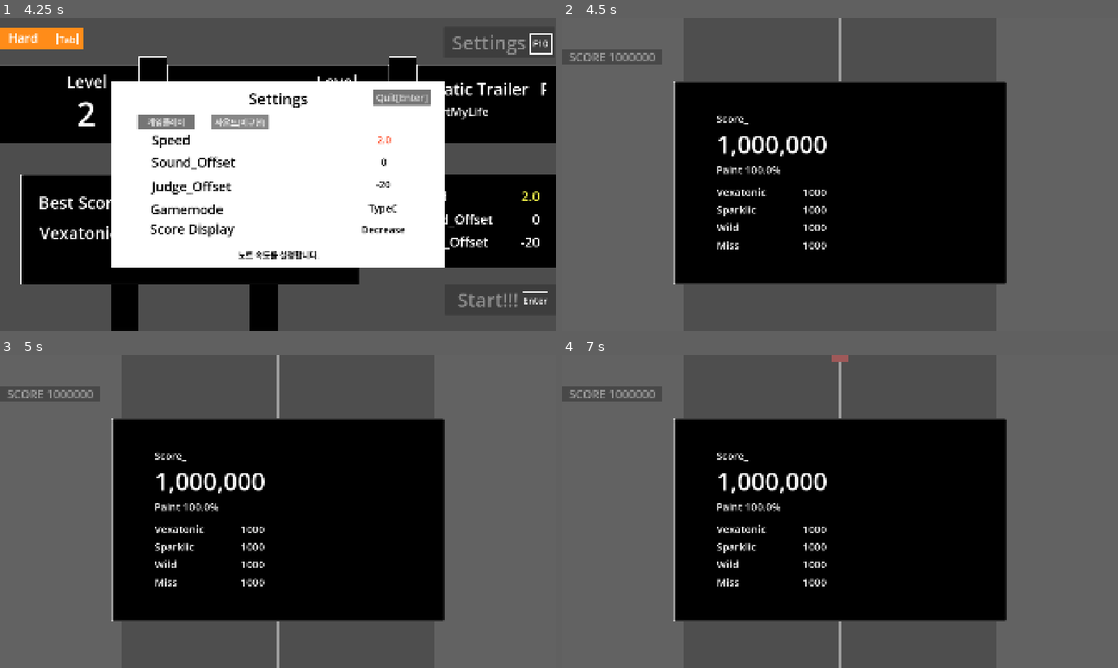
Above: before the commit, frames 1-4 (two rows, left to right).
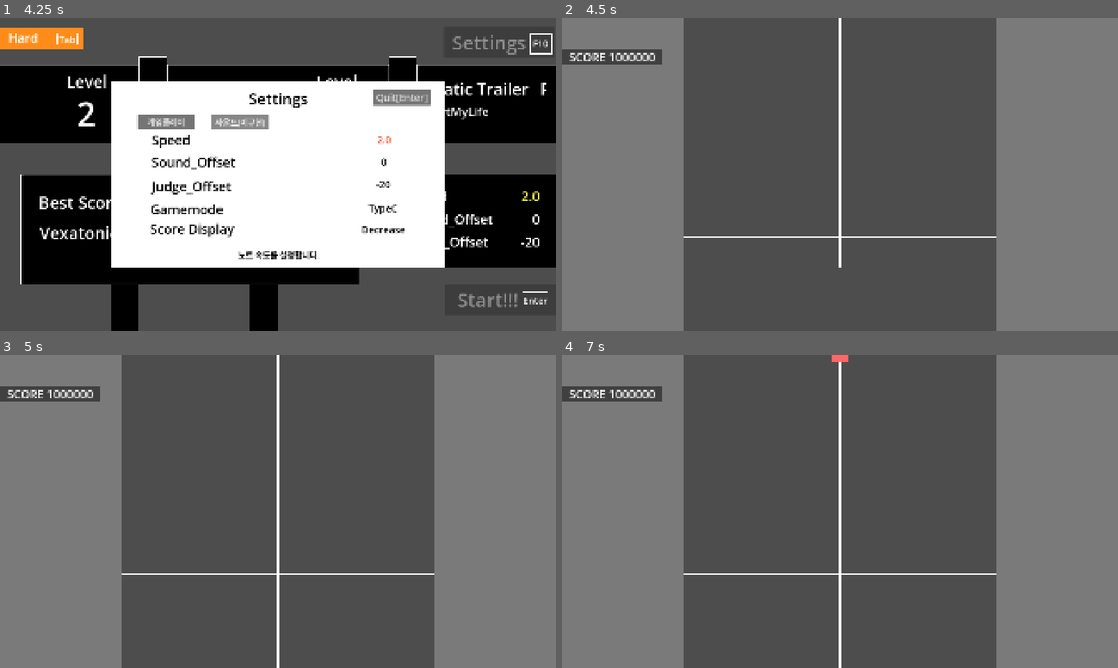
Above: after the commit, the same moments.

Repository: junu192857/Vexatonic-dash-2
Game: Godot game, scene res://Scenes/MainMenu.tscn
The game is run twice, just before and just after one commit, with the same random seed, the same clock (stepped at 60 frames per second) and the same inputs.
Inputs (mouse positions are in pixels of both pictures, inside the frame that each line leads up to):
- Up to frame 1 (4.25 s): click "Game Start" at 0.5 s; click "Settings" at 1.25 s; click "게임플레이" at 2 s; click "게임플레이" at 2.75 s; click "사운드(미구현)" at 3.5 s
- Up to frame 2 (4.5 s): tap Enter at 4.25, 4.35 s; move the mouse to (962, 158) at 4.27 s; hold Right from 4.28 s (still down); click (962, 158) at 4.42 s
- Up to frame 3 (5 s): keep holding Right
- Up to frame 4 (7 s): release Right at 5 s; tap Space at 5, 6.5 s; drag from (728, 527) to (812, 574) at 5.02 s; tap Enter at 5.75 s; move the mouse to (895, 442) at 5.77 s; hold Right 5.78-6.5 s; tap Delete at 5.85 s; drag from (812, 574) to (673, 464) at 6.52 s

Frame 1 is identical in both runs. In frame 2, 39% of the frame differs, in the area x 1-80%, y 0-86%; in frame 3, 39%; in frame 4, 39%, in the area x 1-80%, y 0-100%.

Commit message:
Result UI 나름다만듦

Diff:
--- a/vexatonic-dash-2/Scenes/RhythmScene.tscn
+++ b/vexatonic-dash-2/Scenes/RhythmScene.tscn
@@ -282,8 +282,10 @@
 offset_top = 0.31199646
 offset_right = 0.49597168
 offset_bottom = 0.18399048
+pivot_offset = Vector2(195.9, 57.5)
 theme_override_font_sizes/font_size = 84
 text = "1,000,000"
+horizontal_alignment = 1
 
 [node name="PaintText" type="Label" parent="CanvasLayer/Control/ResultPanelHolder/ResultPanel" unique_id=1326012696]
 layout_mode = 1
@@ -359,4 +361,67 @@
 text = "1000"
 horizontal_alignment = 2
 
+[node name="RankLabel" type="Label" parent="CanvasLayer/Control/ResultPanelHolder/ResultPanel" unique_id=627003622]
+layout_mode = 1
+anchors_preset = -1
+anchor_left = 0.55600005
+anchor_top = 0.155
+anchor_right = 0.919
+anchor_bottom = 0.544
+offset_left = 0.48791504
+offset_top = 0.19000244
+offset_right = 0.31201172
+offset_bottom = 0.111968994
+theme_override_font_sizes/font_size = 200
+text = "AAA"
+horizontal_alignment = 1
+vertical_alignment = 1
+
+[node name="ComboLampText" type="Label" parent="CanvasLayer/Control/ResultPanelHolder/ResultPanel" unique_id=170314073]
+layout_mode = 1
+anchors_preset = -1
+anchor_left = 0.57500005
+anchor_top = 0.568
+anchor_right = 0.89800006
+anchor_bottom = 0.66700006
+offset_left = -0.4000244
+offset_top = 0.26397705
+offset_right = -0.49609375
+offset_bottom = -0.2340393
+theme_override_font_sizes/font_size = 42
+text = "FULL VEXATONIC"
+horizontal_alignment = 1
+vertical_alignment = 1
+
+[node name="PaintLampText" type="Label" parent="CanvasLayer/Control/ResultPanelHolder/ResultPanel" unique_id=1465955481]
+layout_mode = 1
+anchors_preset = -1
+anchor_left = 0.57500005
+anchor_top = 0.70500004
+anchor_right = 0.89800006
+anchor_bottom = 0.80300003
+offset_left = -0.4000244
+offset_top = 0.08996582
+offset_right = -0.49609375
+offset_bottom = 0.29400635
+theme_override_font_sizes/font_size = 42
+text = "PERFECT PAINT"
+horizontal_alignment = 1
+vertical_alignment = 1
+
+[node name="Button" type="Button" parent="CanvasLayer/Control/ResultPanelHolder/ResultPanel" unique_id=211443722]
+layout_mode = 1
+anchors_preset = -1
+anchor_left = 0.66
+anchor_top = 0.081
+anchor_right = 0.93900007
+anchor_bottom = 0.16700001
+offset_left = -0.32000732
+offset_top = 0.13800049
+offset_right = 0.27197266
+offset_bottom = -0.23400879
+theme_override_font_sizes/font_size = 30
+text = "Back To Main [Enter]"
+
 [connection signal="status_updated" from="RhythmManager/IngameDataManager" to="RhythmManager/IngameUIManager" method="_on_status_update"]
+[connection signal="pressed" from="CanvasLayer/Control/ResultPanelHolder/ResultPanel/Button" to="RhythmManager/IngameUIManager" method="_on_result_confirm"]
--- a/vexatonic-dash-2/Scripts/Ingame/IngameUIManager.gd
+++ b/vexatonic-dash-2/Scripts/Ingame/IngameUIManager.gd
@@ -15,6 +15,7 @@
 	refresh_UI()
 
 func refresh_UI():
+	resultPanelHolder.visible = false
 	lampTextHolder.get_node("PerfectPaintText").modulate.a = 0
 	for i in range(3):
 		lampTextHolder.get_child(i).modulate.a = 0.0
@@ -113,7 +114,7 @@
 	hint.position = Vector2(0, vp.y * 0.88)
 	canvasLayer.add_child(hint)
 
-	InputManager.pressed_enter.connect(_on_result_confirm, CONNECT_ONE_SHOT)
+
 
 func show_result_2(data: Dictionary) -> void:
 	var tween = create_tween()
@@ -126,8 +127,11 @@
 		tween.tween_property(lampTextHolder.get_node("PerfectPaintText"), "modulate:a", 1.0, 1.0).from(0.0)
 
 	tween.tween_interval(2.0)
+	target_text.visible = false
+	lampTextHolder.get_node("PerfectPaintText").visible = false
+	resultPanelHolder.visible = true
 
-
+	InputManager.pressed_enter.connect(_on_result_confirm, CONNECT_ONE_SHOT)
 
 func _on_result_confirm():
 	get_tree().change_scene_to_file("res://Scenes/SelectSong.tscn")
